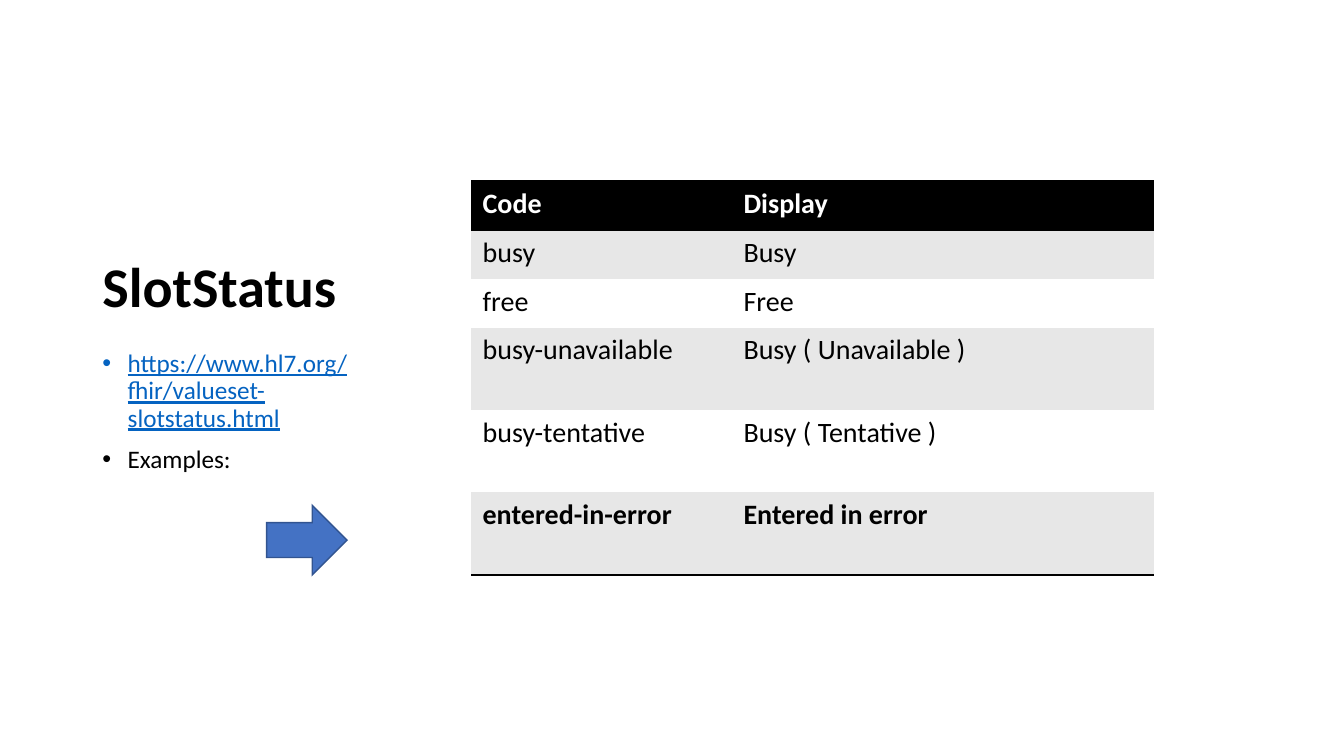
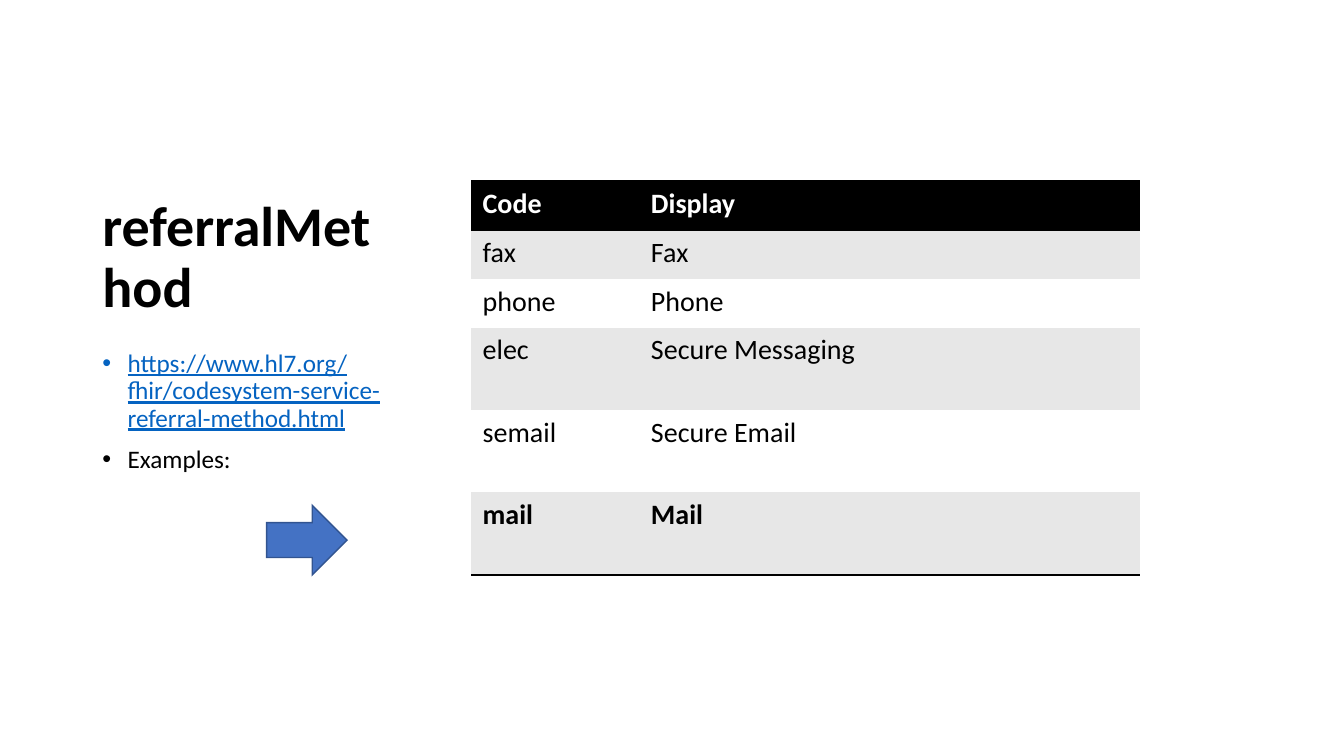
Before and after one commit to JonahYeoh/FHIR_Appointment, a slide deck: slide 6 of FHIR_APPOINTMENT/HEALTHCARESERVICE.pptx (slide 7 before the commit). Drawn at 1344x756 pixels with LibreOffice and Linux fonts; fonts in the diff are those of the drawing. Boxes give left, top, right and bottom in pixels: in the first picture for what was removed or moved away, otherwise in the second. Text is boxed around its words. In the diff, an @@ line names an element or a change of style, - is before the commit and + after.

```diff
--- a/FHIR_APPOINTMENT/HEALTHCARESERVICE.pptx
+++ b/FHIR_APPOINTMENT/HEALTHCARESERVICE.pptx
@@ table at [472,181,1140,576] @@
-row 2, column 1: busy
+row 2, column 1: fax
-row 2, column 2: Busy
+row 2, column 2: Fax
-row 3, column 1: free
+row 3, column 1: phone
-row 3, column 2: Free
+row 3, column 2: Phone
-row 4, column 1: busy-unavailable
+row 4, column 1: elec
-row 4, column 2: Busy ( Unavailable )
+row 4, column 2: Secure Messaging
-row 5, column 1: busy-tentative
+row 5, column 1: semail
-row 5, column 2: Busy ( Tentative )
+row 5, column 2: Secure Email
-row 6, column 1: entered-in-error
+row 6, column 1: mail
-row 6, column 2: Entered in error
+row 6, column 2: Mail
@@ table: place and size @@
-table at [472,181,1154,576]
+table at [472,181,1140,576]
@@ title at [102,267,336,308]: text changed @@
-SlotStatus
+referralMethod
@@ text at [128,354,380,431]: text changed @@
-• https://www.hl7.org/fhir/valueset-slotstatus.html
+• https://www.hl7.org/fhir/codesystem-service-referral-method.html
```
Also in this commit, not shown: 1 slide added, 3 slides removed, 4 other files.
